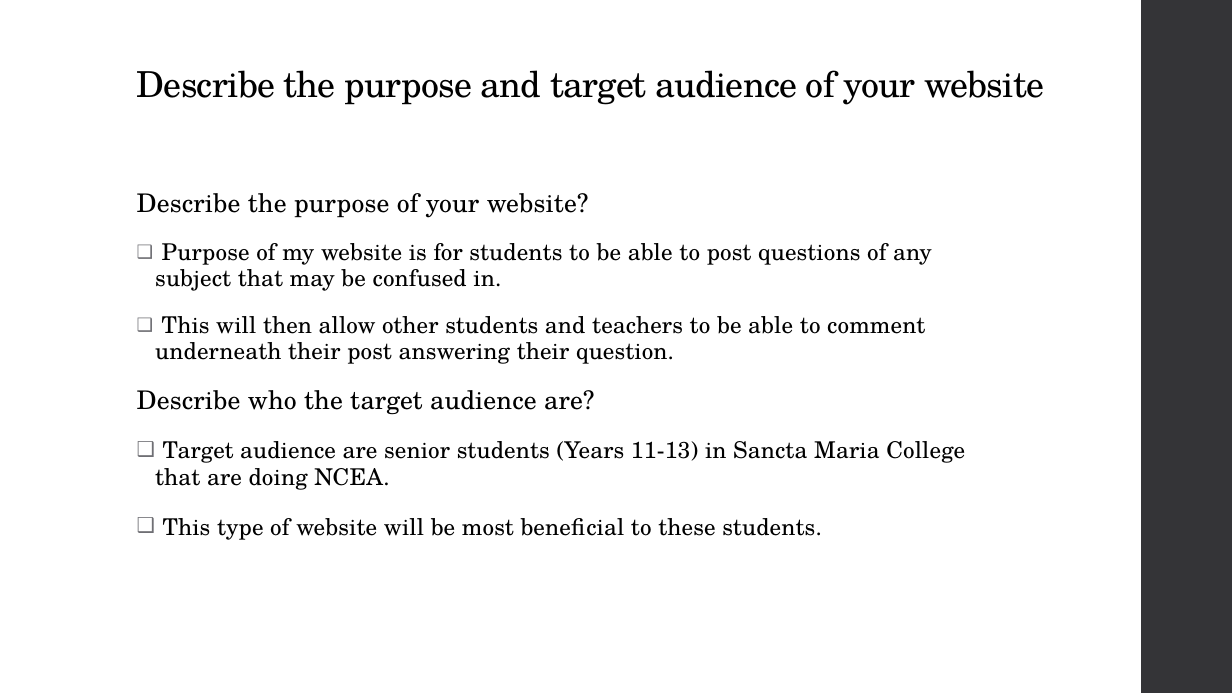
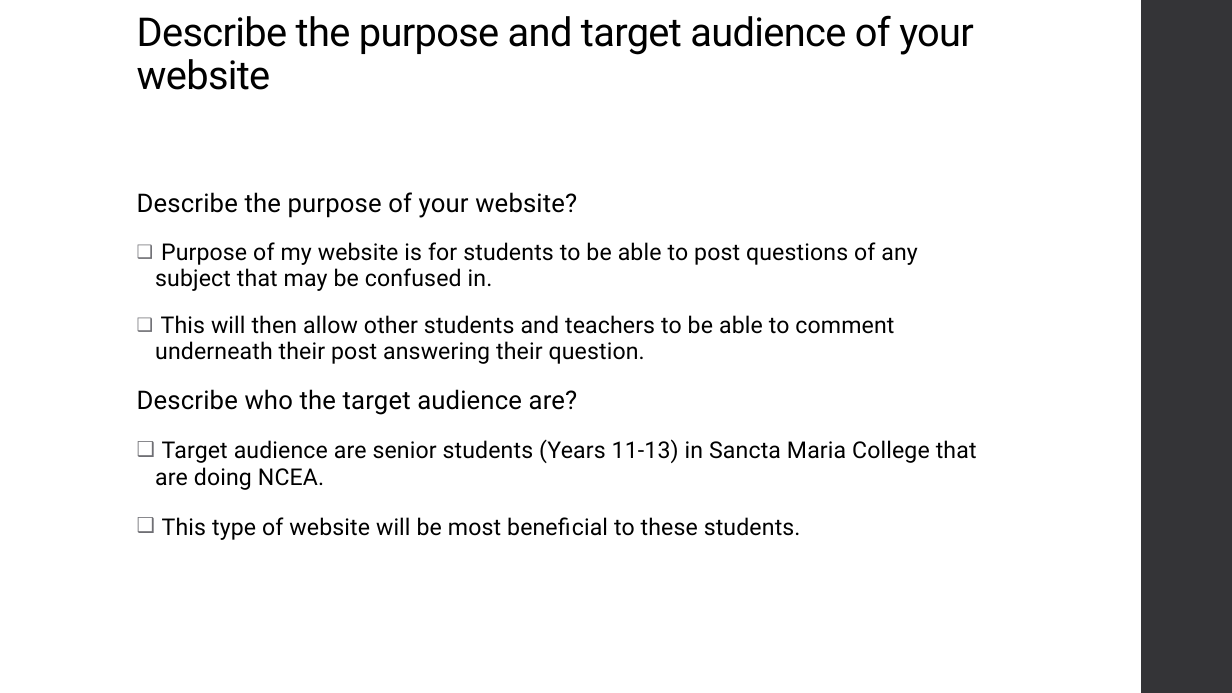
Before and after one commit to niuqaoJ-life/jollibee-fanpage, a slide deck: slide 5 of AS91903_91906_Evidence_Joaquin_Badenas.pptx. Drawn at 1232x693 pixels with LibreOffice and Linux fonts; fonts in the diff are those of the drawing. Boxes give left, top, right and bottom in pixels: in the first picture for what was removed or moved away, otherwise in the second. Text is boxed around its words. In the diff, an @@ line names an element or a change of style, - is before the commit and + after.

Commit message:
Finished writing purpose, relevant implications for project.

```diff
--- a/AS91903_91906_Evidence_Joaquin_Badenas.pptx
+++ b/AS91903_91906_Evidence_Joaquin_Badenas.pptx
@@ title "Describe the purpose and target ..." at (137, 15, 974, 90): size 27.9 to 31 pt, font TeX Gyre Schola to Roboto @@
@@ text "Describe the purpose of your ..." at (137, 192, 977, 540): font TeX Gyre Schola to Roboto @@
```
Also in this commit, not shown: 25 other slides changed.
